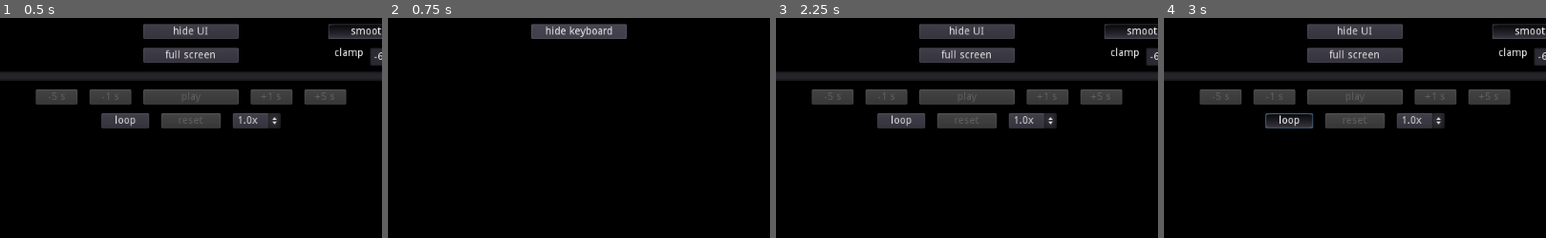
Above: before the commit, frames 1-4 (left to right).
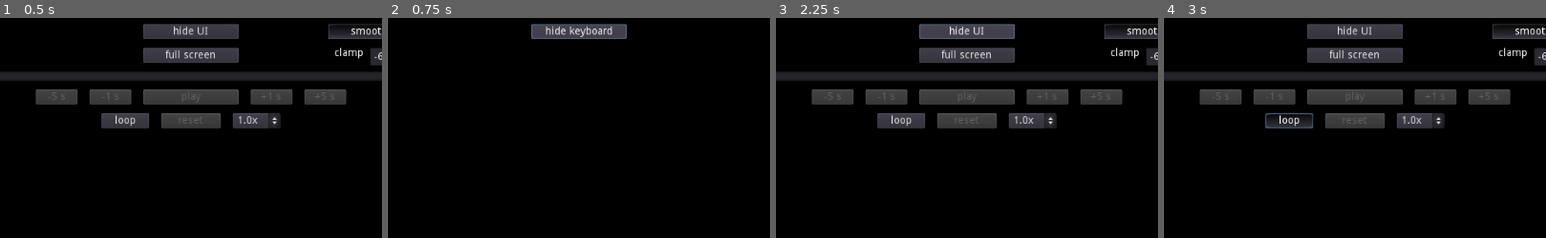
Above: after the commit, the same moments.

Repository: kinokomushroom/Godot-Piano-Transcription-Helper
Game: Godot game, scene res://Main.tscn
Two runs of this game, one before a commit and one after it. Both use one fixed random seed, a clock stepped at 60 frames per second and the inputs below.
Inputs:
- Up to frame 1 (0.5 s): no input
- Up to frame 2 (0.75 s): click "hide UI" at 0.5 s
- Up to frame 3 (2.25 s): click "hide keyboard" at 1.25 s; click "unhide all" at 2 s
- Up to frame 4 (3 s): click "loop" at 2.75 s
The pictures show only the part of the screen within x 25-75%, y 0-50%; the shares and areas given below are measured in that part.

Frame 1 is identical in both runs. In frame 2, 0.1% of the frame differs, in the area x 37-63%, y 3-10%; in frame 3, 0.2%, in the area x 37-63%, y 2-10%; in frame 4, nothing differs.

Commit message:
Fixed hide button bug

Diff:
--- a/Main.gd
+++ b/Main.gd
@@ -61,6 +61,7 @@
 
 enum HideState {NONE, UI, BOTH}
 var hide_state = HideState.NONE
+var button_visible: bool = true
 
 var actual_volume: float = 1.0
 
@@ -175,6 +176,12 @@
 		$AudioStreamPlayer.pitch_scale = speed
 		AudioServer.get_bus_effect(2, 0).pitch_scale = 1.0 / speed
 
+func change_button_visibility():
+	if button_visible:
+		$ControlHide/HideRegion/hide.modulate.a = 1.0
+	else:
+		$ControlHide/HideRegion/hide.modulate.a = 0.0
+
 func analyze_frequencies():
 	if not $AudioStreamPlayer.playing:
 		# stop processing when paused, so that it appears frozen
@@ -347,6 +354,8 @@
 
 	analyze_frequencies()
 	update()
+
+	change_button_visibility()
 #	print(magnitude_db_array[40])
 #	print(play_position)
 
@@ -433,17 +442,25 @@
 		HideState.NONE:
 			hide_state = HideState.UI
 			$Control.rect_position.x = screen_size.x
-			$ControlHide/HideRegion/hide_hidden.visible = true
-			$ControlHide/HideRegion/hide_hidden.text = "hide keyboard"
+			if $ControlHide/HideRegion/hide.is_hovered():
+				button_visible = true
+			else:
+				button_visible = false
+			$ControlHide/HideRegion/hide.text = "hide keyboard"
 		HideState.UI:
 			hide_state = HideState.BOTH
 			bar_screen_height = 1.0
-			$ControlHide/HideRegion/hide_hidden.text = "unhide all"
+			if $ControlHide/HideRegion/hide.is_hovered():
+				button_visible = true
+			else:
+				button_visible = false
+			$ControlHide/HideRegion/hide.text = "unhide all"
 		HideState.BOTH:
 			hide_state = HideState.NONE
 			$Control.rect_position.x = 0
 			bar_screen_height = 1.0 - piano_bar_height
-			$ControlHide/HideRegion/hide_hidden.visible = false
+			button_visible = true
+			$ControlHide/HideRegion/hide.text = "hide UI"
 
 func _on_full_screen_toggled(button_pressed):
 	if button_pressed:
@@ -481,11 +498,11 @@
 
 func _on_HideRegion_mouse_entered():
 	if hide_state != HideState.NONE:
-		$ControlHide/HideRegion/hide_hidden.visible = true
+		button_visible = true
 
 func _on_HideRegion_mouse_exited():
 	if hide_state != HideState.NONE:
-		$ControlHide/HideRegion/hide_hidden.visible = false
+		button_visible = false
 
 func _on_OptionButton_item_selected(index):
 	match index:
--- a/Main.tscn
+++ b/Main.tscn
@@ -119,21 +119,19 @@
 "_edit_use_anchors_": false
 }
 
-[node name="hide_hidden" type="Button" parent="ControlHide/HideRegion"]
-visible = false
+[node name="hide" type="Button" parent="ControlHide/HideRegion"]
 anchor_left = 0.5
 anchor_right = 0.5
 margin_left = -64.0
 margin_top = 16.0
 margin_right = 64.0
 margin_bottom = 36.0
-hint_tooltip = "shortcut: (H)
-press once to hide UI, press again to hide keyboard, and press again to show everything"
+hint_tooltip = "shortcut: (H)"
 mouse_filter = 1
 shortcut_in_tooltip = false
 action_mode = 0
 shortcut = SubResource( 3 )
-text = "hide keyboard"
+text = "hide UI"
 __meta__ = {
 "_edit_use_anchors_": false
 }
@@ -141,6 +139,7 @@
 [node name="Control" type="Control" parent="."]
 margin_right = 1024.0
 margin_bottom = 600.0
+mouse_filter = 2
 __meta__ = {
 "_edit_lock_": true,
 "_edit_use_anchors_": false
@@ -318,22 +317,6 @@
 action_mode = 0
 shortcut = SubResource( 19 )
 text = "open file"
-__meta__ = {
-"_edit_use_anchors_": false
-}
-
-[node name="hide" type="Button" parent="Control"]
-anchor_left = 0.5
-anchor_right = 0.5
-margin_left = -64.0
-margin_top = 16.0
-margin_right = 64.0
-margin_bottom = 36.0
-hint_tooltip = "shortcut: (H)"
-shortcut_in_tooltip = false
-action_mode = 0
-shortcut = SubResource( 3 )
-text = "hide UI"
 __meta__ = {
 "_edit_use_anchors_": false
 }
@@ -539,7 +522,7 @@
 
 [connection signal="mouse_entered" from="ControlHide/HideRegion" to="." method="_on_HideRegion_mouse_entered"]
 [connection signal="mouse_exited" from="ControlHide/HideRegion" to="." method="_on_HideRegion_mouse_exited"]
-[connection signal="pressed" from="ControlHide/HideRegion/hide_hidden" to="." method="_on_hide_pressed"]
+[connection signal="pressed" from="ControlHide/HideRegion/hide" to="." method="_on_hide_pressed"]
 [connection signal="toggled" from="Control/startstop" to="." method="_on_startstop_toggled"]
 [connection signal="pressed" from="Control/reset" to="." method="_on_reset_pressed"]
 [connection signal="toggled" from="Control/loop" to="." method="_on_loop_toggled"]
@@ -551,7 +534,6 @@
 [connection signal="color_changed" from="Control/Color1" to="." method="_on_Color1_color_changed"]
 [connection signal="color_changed" from="Control/Color2" to="." method="_on_Color2_color_changed"]
 [connection signal="pressed" from="Control/open" to="." method="_on_open_pressed"]
-[connection signal="pressed" from="Control/hide" to="." method="_on_hide_pressed"]
 [connection signal="toggled" from="Control/smooth" to="." method="_on_smooth_toggled"]
 [connection signal="toggled" from="Control/filter" to="." method="_on_filter_toggled"]
 [connection signal="toggled" from="Control/full_screen" to="." method="_on_full_screen_toggled"]
Not shown, changed: README.md
